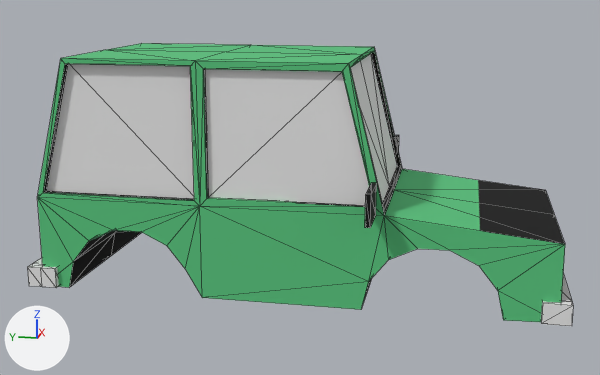
Before and after pictures for a commit that changed the OBJ model assets/models/box_car.obj.
Both versions are drawn from a camera (50 mm lens) standing at (-1.819, -0.372, 0.443) and looking at (-0.01, -0.01, -0.009). Every picture has the same lights, and +X, +Y and +Z are marked at lower left. Mesh edges are drawn as thin lines. Where no turn or scale is listed for an object, it has been applied to the vertices.

In view in the first picture: 'Car'.
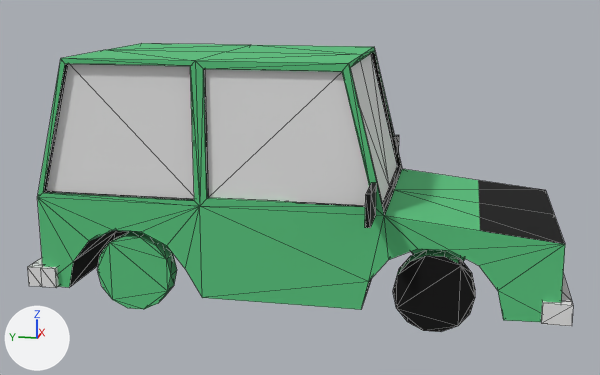
Where the change shows, as pixel boxes [x1, y1, x2, y2] in the pictures (600 x 375 px):
'Car', reshaped: before [27, 43, 573, 326]; after [27, 43, 573, 332]
part 1 of me_car, added (black): after [393, 250, 475, 332]
part 2 of me_car, added: after [410, 249, 465, 261]
part 3 of me_car, added (green): after [97, 231, 177, 309]

The change in detail:
Material 'Wheels' (mat_wheels) is new.
Its texture is img_cartexture_png.
Its roughness is 1.0.
me_car is used by ob_car; location (0.0, 0.0, 0.0).
me_car had 204 vertices, 390 faces and spanned x -0.316..0.316, y -0.595..0.557, z -0.209..0.294.
me_car now has 316 vertices, 598 faces and spans x -0.316..0.316, y -0.595..0.557, z -0.25..0.294.
me_car part 1: a new loose piece, a 14-sided cylinder along x spanning x -0.219..-0.178, y -0.409..-0.245, z -0.245..-0.085, in mat_wheels (picture img_cartexture_png).
me_car part 2: a new loose piece, a 14-sided cylinder along x spanning x 0.167..0.205, y -0.408..-0.244, z -0.245..-0.085, in mat_wheels (picture img_cartexture_png).
me_car part 3: a new loose piece, a 14-sided cylinder along x spanning x -0.213..-0.173, y 0.232..0.401, z -0.25..-0.085, in mat_wheels (picture img_cartexture_png).
me_car now uses material mat_wheels (picture img_cartexture_png).
